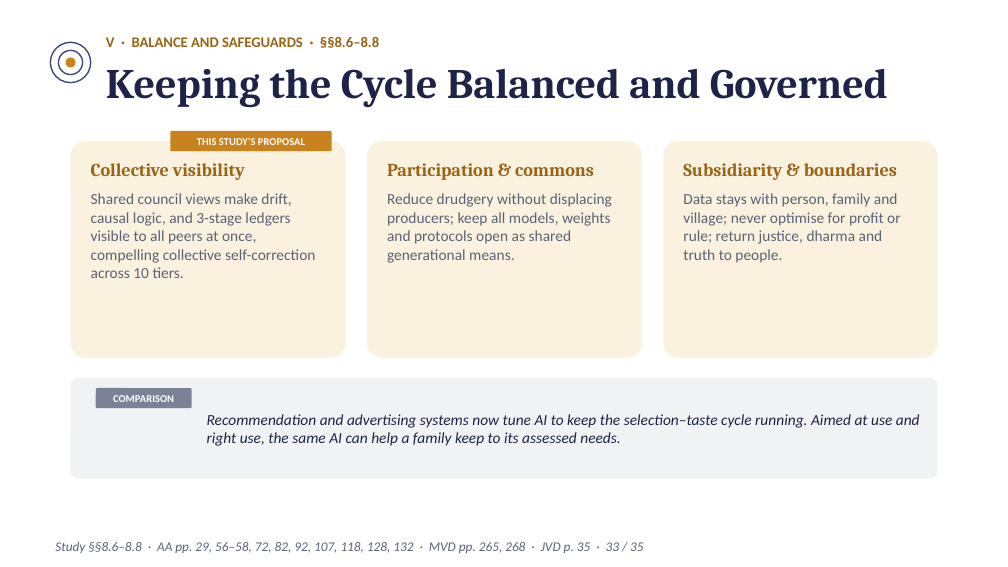
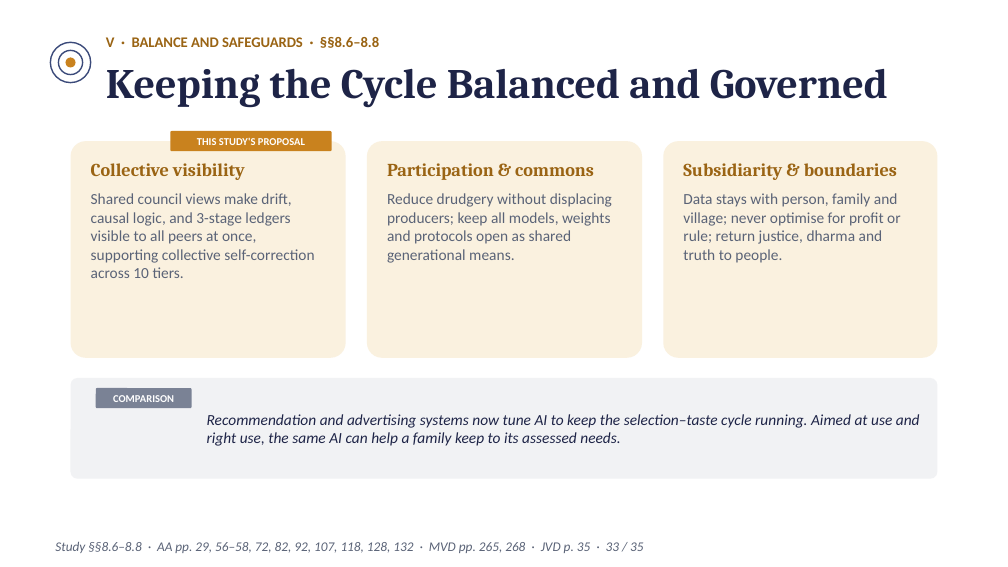
Before and after one commit to raghavamohan/AnalyticMadhyasthDarshan, a slide deck: slide 33 of Studies/Prosperity-Economics-And-Right-Use/Prosperity-Economics-And-Right-Use-Madhyasth-Darshan.pptx. Drawn at 1008x567 pixels with LibreOffice and Linux fonts; fonts in the diff are those of the drawing. Boxes give left, top, right and bottom in pixels: in the first picture for what was removed or moved away, otherwise in the second. Text is boxed around its words. In the diff, an @@ line names an element or a change of style, - is before the commit and + after.

```diff
--- a/Studies/Prosperity-Economics-And-Right-Use/Prosperity-Economics-And-Right-Use-Madhyasth-Darshan.pptx
+++ b/Studies/Prosperity-Economics-And-Right-Use/Prosperity-Economics-And-Right-Use-Madhyasth-Darshan.pptx
@@ text at (91, 193, 314, 278): text changed @@
-Shared council views make drift, causal logic, and 3-stage ledgers visible to all peers at once, compelling collective self-correction across 10 tiers.
+Shared council views make drift, causal logic, and 3-stage ledgers visible to all peers at once, supporting collective self-correction across 10 tiers.
```
Also in this commit, not shown: 3 other slides changed, 2 other files.
